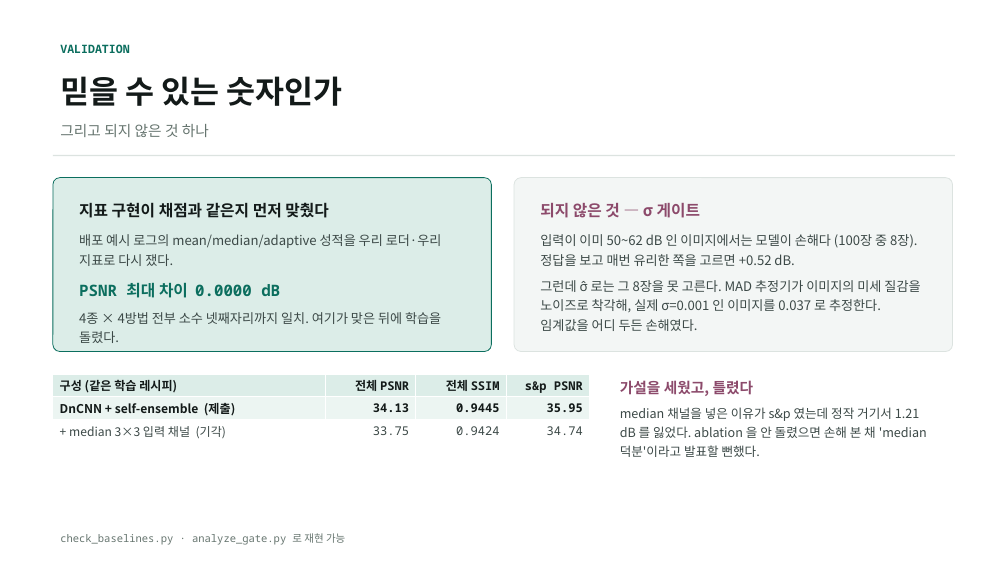
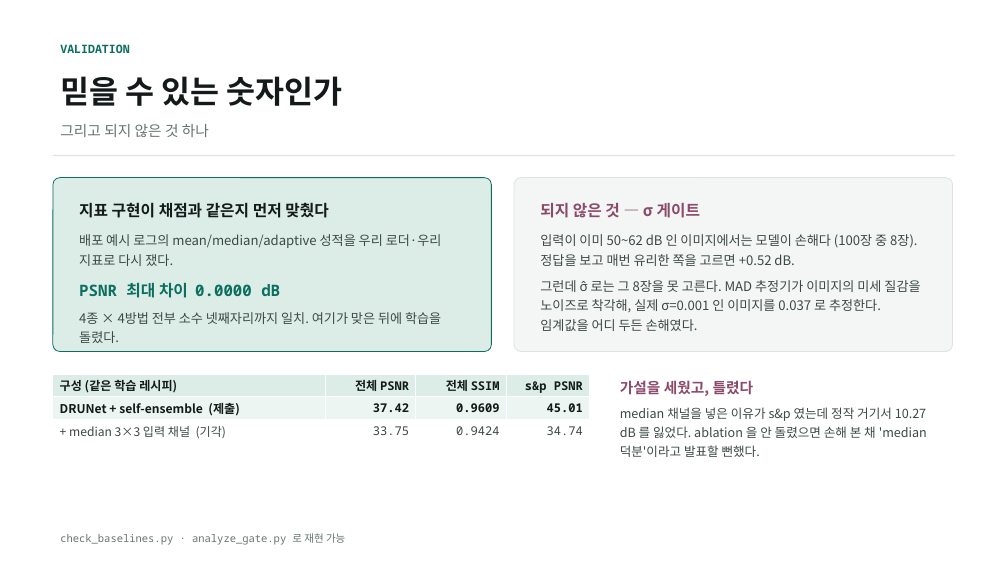
Before and after one commit to kithhooni-commits/ds-practice, a slide deck: slide 12 of 실습5/실습5_denoising_발표.pptx. Drawn at 1008x567 pixels with LibreOffice and Linux fonts; fonts in the diff are those of the drawing. Boxes give left, top, right and bottom in pixels: in the first picture for what was removed or moved away, otherwise in the second. Text is boxed around its words. In the diff, an @@ line names an element or a change of style, - is before the commit and + after.

```diff
--- a/실습5/실습5_denoising_발표.pptx
+++ b/실습5/실습5_denoising_발표.pptx
@@ table at [53,374,590,442] @@
-row 2: DnCNN + self-ensemble (제출) | 34.13 | 0.9445 | 35.95
+row 2: DRUNet + self-ensemble (제출) | 37.42 | 0.9609 | 45.01
@@ text at [620,407,927,457]: text changed @@
-median 채널을 넣은 이유가 s&p 였는데 정작 거기서 1.21 dB 를 잃었다. ablation 을 안 돌렸으면 손해 본 채 'median 덕분'이라고 발표할 뻔했다.
+median 채널을 넣은 이유가 s&p 였는데 정작 거기서 10.27 dB 를 잃었다. ablation 을 안 돌렸으면 손해 본 채 'median 덕분'이라고 발표할 뻔했다.
```
Also in this commit, not shown: 11 other slides changed, 8 other files.
